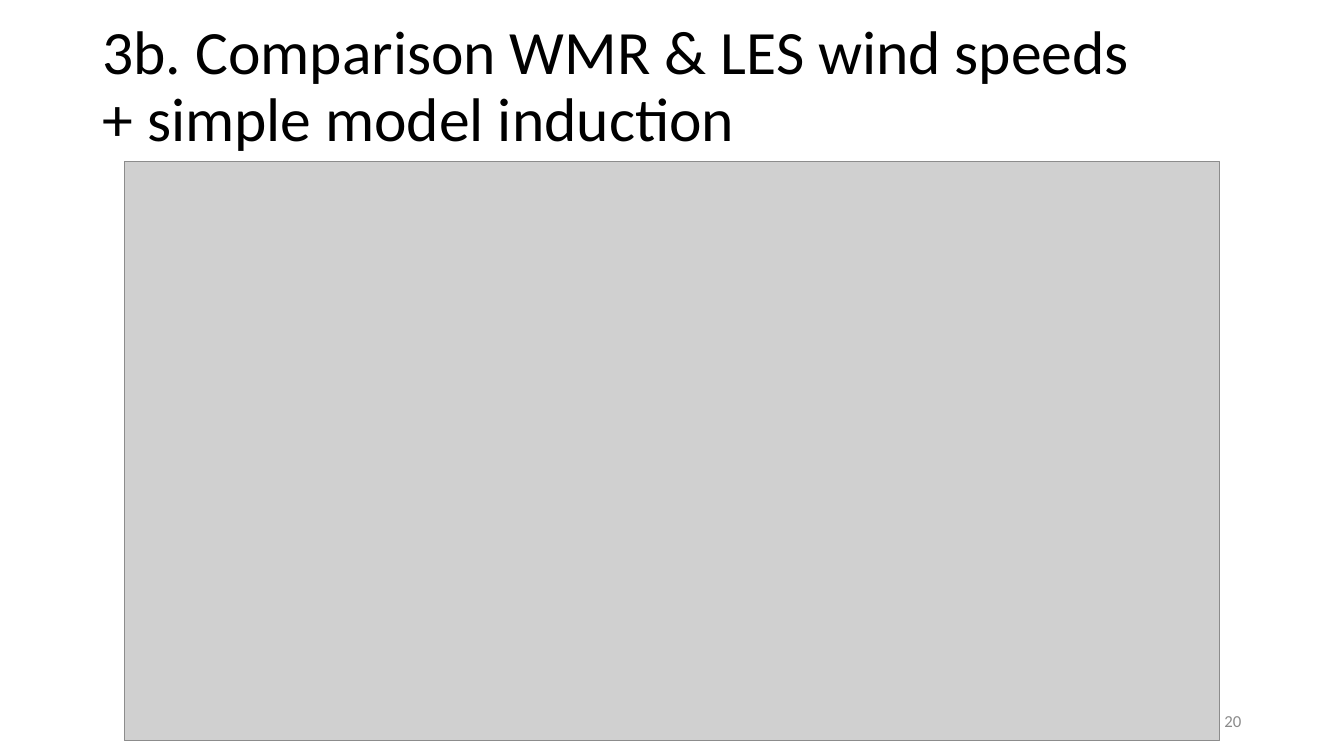
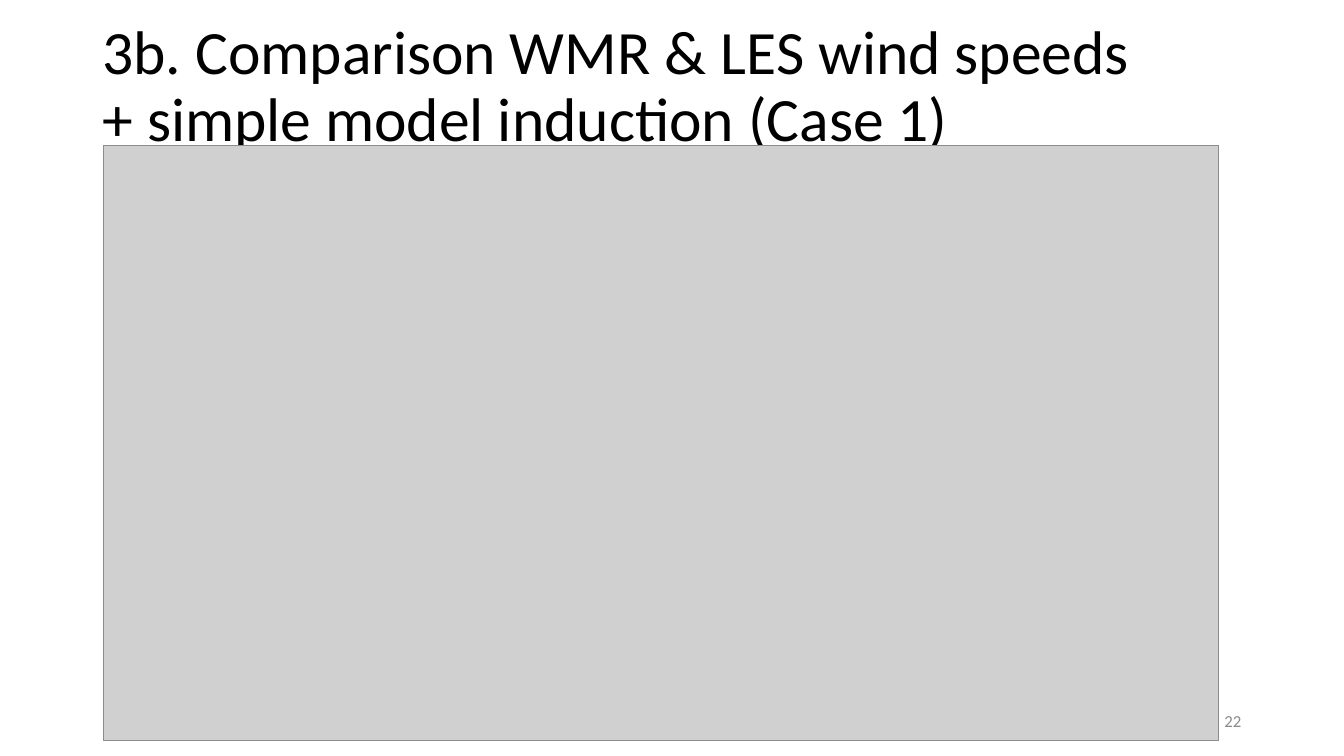
Before and after one commit to obossuyt/Thesis_Ottelien, a slide deck: slide 22 of Meetings & Official Documents/20180327_Meeting10.pptx (slide 20 before the commit). Drawn at 1344x756 pixels with LibreOffice and Linux fonts; fonts in the diff are those of the drawing; grey boxes stand for pictures. Boxes give left, top, right and bottom in pixels: in the first picture for what was removed or moved away, otherwise in the second. Text is boxed around its words. In the diff, an @@ line names an element or a change of style, - is before the commit and + after.

```diff
--- a/Meetings & Official Documents/20180327_Meeting10.pptx
+++ b/Meetings & Official Documents/20180327_Meeting10.pptx
@@ text at [102, 31, 1129, 156]: text changed @@
-3b. Comparison WMR & LES wind speeds
-+ simple model induction
+3b. Comparison WMR & LES wind speeds
++ simple model induction (Case 1)
@@ picture: place and size @@
-picture at [124, 161, 1220, 741]
+picture at [103, 146, 1219, 742]
@@ page number at [1224, 716, 1241, 727]: text changed @@
-20
+22
```
Also in this commit, not shown: 1 other slide changed, 2 slides added.
